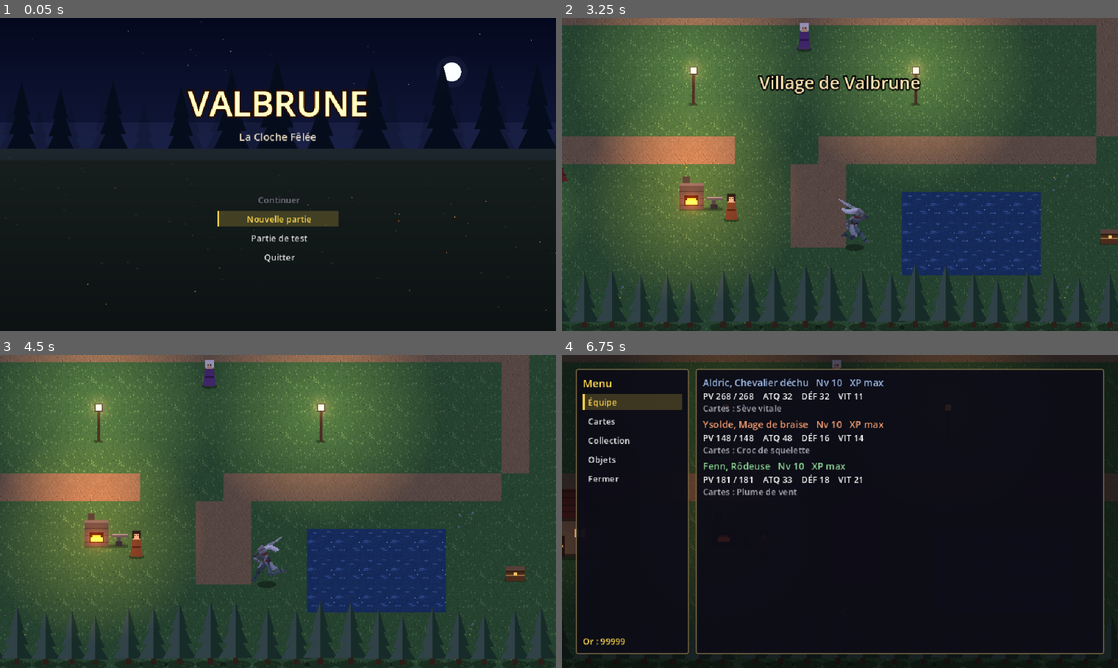
Above: before the commit, frames 1-4 (two rows, left to right).
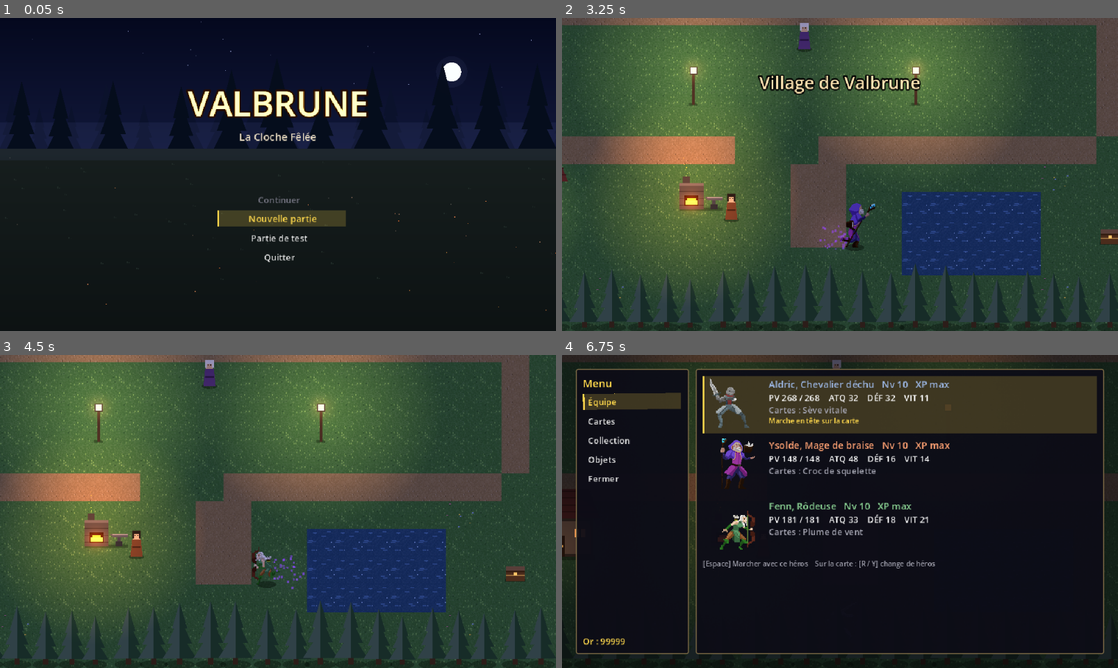
Above: after the commit, the same moments.

Repository: ZAPPAgency/fusion-project
Game: Godot game, scene res://ui/title_screen.tscn
The game is run twice, just before and just after one commit, with the same random seed, the same clock (stepped at 60 frames per second) and the same inputs.
Inputs (mouse positions are in pixels of both pictures, inside the frame that each line leads up to):
- Up to frame 1 (0.05 s): no input
- Up to frame 2 (3.25 s): click "Partie de test" at 0.5 s; tap Enter (ui_accept) at 1.25, 1.52, 1.82 s; move the mouse to (962, 158) at 1.27 s; hold D (move_right) 1.28-2 s; hold R (switch_leader, bound only after the commit) 1.28-2 s; click (962, 158) at 1.42 s; drag from (728, 190) to (812, 237) at 2.02 s; move the mouse to (895, 105) at 2.77 s; hold D (move_right) from 2.78 s (still down); hold Q (dodge) from 2.78 s (still down); click (895, 105) at 2.92 s; tap R (switch_leader, bound only after the commit) at 3.05 s
- Up to frame 3 (4.5 s): release D (move_right) at 3.5 s; release Q (dodge) at 3.5 s; drag from (250, 574) to (111, 464) at 3.52 s; move the mouse to (444, 558) at 4.27 s; hold A (move_left) from 4.28 s (still down); hold R (switch_leader, bound only after the commit) from 4.28 s (still down); click (444, 558) at 4.42 s
- Up to frame 4 (6.75 s): tap Enter (ui_accept) at 4.52, 4.82 s; tap Escape (cancel) at 4.9 s; release A (move_left) at 5 s; release R (switch_leader, bound only after the commit) at 5 s; drag from (673, 464) to (756, 433) at 5.02 s; move the mouse to (867, 511) at 5.77 s; hold S (move_down) 5.78-6.5 s; hold R (switch_leader, bound only after the commit) 5.78-6.5 s; tap Alt at 5.85 s; click (867, 511) at 5.92 s; tap Tab (menu) at 6.4 s; click "Équipe" at 6.5 s

The runs differ from the first frame. In frame 1, 0.3% of the frame differs, in the area x 39-63%, y 61-67%; in frame 2, 0.5%; in frame 3, 0.4%; in frame 4, 17%, in the area x 3-97%, y 6-69%.

Commit message:
Retours visuels dans les menus et choix du héros sur la carte
- Sélection : petit saut et « tic » ; choix : tremblement et écrasement
  (cartes, objets, collection, équipe, forge, boutique).
- Page Équipe : portraits animés (le héros attaque quand on le
  sélectionne) ; Espace le fait marcher en tête.
- Sur la carte : R / Y change de héros.

Co-Authored-By: Claude Opus 5.5 <noreply@anthropic.com>

Diff:
--- a/autoload/audio_manager.gd
+++ b/autoload/audio_manager.gd
@@ -23,6 +23,11 @@
 ## Indice sonore juste avant un coup : petit « ting » clair.
 func play_cue() -> void:
 	_play("cue", 0.06, func(t: float) -> float: return sin(TAU * 1500.0 * t) * exp(-t * 60.0), -10.0)
+
+
+## Sélection dans un menu : « tic » très court et discret.
+func play_tick() -> void:
+	_play("tick", 0.03, func(t: float) -> float: return sin(TAU * 2400.0 * t) * exp(-t * 160.0) * 0.5, -20.0)
 
 
 ## Coup qui porte : choc sourd + bruit.
--- a/autoload/controls.gd
+++ b/autoload/controls.gd
@@ -14,6 +14,7 @@
 	"parry": [KEY_E],
 	"dodge": [KEY_Q],
 	"menu": [KEY_TAB],
+	"switch_leader": [KEY_R],
 	"fullscreen": [KEY_F11],
 }
 
@@ -27,6 +28,7 @@
 	"parry": [JOY_BUTTON_RIGHT_SHOULDER],
 	"dodge": [JOY_BUTTON_LEFT_SHOULDER],
 	"menu": [JOY_BUTTON_START],
+	"switch_leader": [JOY_BUTTON_Y],
 }
 
 ## Stick gauche : [axe, direction].
@@ -46,6 +48,7 @@
 	JOY_BUTTON_LEFT_SHOULDER: "LB",
 	JOY_BUTTON_RIGHT_SHOULDER: "RB",
 	JOY_BUTTON_START: "Start",
+	JOY_BUTTON_Y: "Y",
 }
 
 
--- a/autoload/game_state.gd
+++ b/autoload/game_state.gd
@@ -35,6 +35,7 @@
 
 var party: Array[CombatantData] = []  ## Fiches de base des héros (dans l'ordre de l'équipe)
 var heroes: Array[HeroProgress] = []  ## Progression de chaque héros (même ordre)
+var leader_index := 0  ## Héros avec lequel on marche sur la carte
 var gold := 0
 var inventory := {}  # id d'objet consommable (StringName) -> quantité
 var cards: Array[CardInstance] = []  ## Toutes les cartes du joueur, équipées ou non
@@ -69,6 +70,7 @@
 		party.append(data)
 		heroes.append(HeroProgress.new(data))
 	gold = START_GOLD
+	leader_index = 0
 	inventory = {&"potion": 3, &"ether": 1}
 	cards.clear()
 	next_card_uid = 1
@@ -123,6 +125,16 @@
 	return null
 
 
+## Héros affiché sur la carte.
+func leader() -> HeroProgress:
+	return heroes[leader_index]
+
+
+## Le héros suivant prend la tête (touche R / bouton Y sur la carte).
+func cycle_leader() -> void:
+	leader_index = (leader_index + 1) % heroes.size()
+
+
 func heal_party() -> void:
 	for progress in heroes:
 		progress.hp = progress.max_hp()
@@ -308,6 +320,7 @@
 	return {
 		"version": SAVE_VERSION,
 		"test_mode": test_mode,
+		"leader": leader_index,
 		"heroes": heroes_saved,
 		"gold": gold,
 		"inventory": _string_keys(inventory),
@@ -341,6 +354,7 @@
 	inventory = _name_keys(saved.get("inventory", {}))
 	materials = _name_keys(saved.get("materials", {}))
 	test_mode = saved.get("test_mode", false)
+	leader_index = clampi(int(saved.get("leader", 0)), 0, heroes.size() - 1)
 	current_map = saved.get("map", START_MAP)
 	var position = saved.get("position")
 	player_position = Vector2(position[0], position[1]) if position != null else null
--- a/i18n/translations.csv
+++ b/i18n/translations.csv
@@ -216,3 +216,5 @@
 FORGE_HERO_EVOLVED,{hero} devient {title} !,{hero} becomes {title}!
 FORGE_CONTINUE,[Espace] Continuer,[Space] Continue
 MENU_MATERIALS,Matériaux,Materials
+TEAM_LEADER,Marche en tête sur la carte,Walks in front on the map
+TEAM_HINT,[Espace] Marcher avec ce héros    Sur la carte : [{key}] change de héros,[Space] Walk with this hero    On the map: [{key}] switches hero
--- a/tests/unit/test_game_state.gd
+++ b/tests/unit/test_game_state.gd
@@ -123,3 +123,17 @@
 	assert_eq(_count_cards(&"cape_voyage"), 2)
 	assert_eq(_aldric().slots[0].data.id, &"seve_vitale", "la carte de départ reste")
 	assert_eq(_aldric().slots[1].data.id, &"epee_acier", "l'arme portée devient une carte équipée")
+
+
+func test_leader_cycles_and_is_saved() -> void:
+	assert_eq(GameState.leader(), _aldric())
+	GameState.cycle_leader()
+	GameState.cycle_leader()
+	assert_eq(GameState.leader().data.id, &"fenn")
+	GameState.cycle_leader()
+	assert_eq(GameState.leader_index, 0, "après le dernier héros, on revient au premier")
+	GameState.leader_index = 1
+	var saved := GameState.to_dict()
+	GameState.new_game()
+	GameState.load_dict(saved)
+	assert_eq(GameState.leader().data.id, &"ysolde")
--- a/ui/card_button.gd
+++ b/ui/card_button.gd
@@ -25,6 +25,7 @@
 	outline.border_color = UiTheme.GOLD
 	add_theme_stylebox_override("focus", outline)
 	focus_entered.connect(func() -> void: focused.emit(view.card))
+	UiFeedback.attach(self, view, true)  # la carte saute quand on la sélectionne, tremble quand on la choisit
 	if count > 1:
 		var badge := Label.new()
 		badge.text = "x%d" % count
--- a/ui/hero_portrait.gd
+++ b/ui/hero_portrait.gd
@@ -34,6 +34,16 @@
 	look = HeroLook.attach(sprite, stage, body)
 
 
+## Joue une animation une fois (ex. "attack1"), puis revient au repos.
+func play_once(anim: StringName) -> void:
+	if not sprite.sprite_frames.has_animation(anim):
+		return
+	sprite.play(anim)
+	await sprite.animation_finished
+	if is_instance_valid(sprite):
+		sprite.play(&"idle")
+
+
 ## Fait virer le sprite au blanc (0 à 1), pour la cinématique d'évolution.
 func set_flash(amount: float) -> void:
 	(sprite.material as ShaderMaterial).set_shader_parameter("flash_color", Color.WHITE)
--- a/ui/pause_menu.gd
+++ b/ui/pause_menu.gd
@@ -68,6 +68,7 @@
 
 
 func close() -> void:
+	get_tree().call_group("player", "refresh_look")  # le héros en tête a peut-être changé
 	get_tree().paused = false
 	FxLibrary.set_scene_glow(get_tree(), true)
 	closed.emit()
@@ -99,6 +100,9 @@
 	_current_tab = index
 	_back = close
 	_pages[index].call(false)
+	# Petit fondu de la nouvelle page.
+	_content.modulate.a = 0.0
+	_content.create_tween().tween_property(_content, "modulate:a", 1.0, 0.12)
 
 
 ## Espace sur un onglet : on entre dans la page (s'il y a quelque chose à choisir).
@@ -113,10 +117,50 @@
 
 # --- Équipe ---------------------------------------------------------------------
 
-func _show_team(_enter := false) -> void:
-	UiTheme.clear(_content)
-	for progress in GameState.heroes:
-		_content.add_child(_hero_card(progress))
+## Équipe : un portrait animé par héros. Espace : ce héros marche en tête sur la carte.
+func _show_team(enter := false, focus_index := 0) -> void:
+	UiTheme.clear(_content)
+	var rows: Array[Button] = []
+	for i in GameState.heroes.size():
+		rows.append(_team_row(GameState.heroes[i], i))
+		_content.add_child(rows[i])
+	_content.add_child(UiTheme.label(tr("TEAM_HINT").format({"key": Controls.prompt("switch_leader")}), UiTheme.DIM, 8))
+	if enter:
+		_back = _focus_tabs
+		rows[focus_index].grab_focus()
+
+
+func _team_row(progress: HeroProgress, index: int) -> Button:
+	var row := Button.new()
+	row.custom_minimum_size = Vector2(450, 66)
+	row.pressed.connect(_choose_leader.bind(index))
+	UiFeedback.attach(row)
+	var line := HBoxContainer.new()
+	line.position = Vector2(8, 2)
+	line.mouse_filter = Control.MOUSE_FILTER_IGNORE
+	row.add_child(line)
+	var portrait_box := Control.new()
+	portrait_box.custom_minimum_size = Vector2(64, 62)
+	portrait_box.clip_contents = true  # les ailes ne débordent pas sur le texte
+	line.add_child(portrait_box)
+	var portrait := HeroPortrait.new(progress)
+	portrait.position = Vector2(32, 58)
+	portrait_box.add_child(portrait)
+	# Sélectionné : le héros fait son attaque, comme pour dire « présent ! ».
+	row.focus_entered.connect(func() -> void: portrait.play_once(&"attack1"))
+	var info := _hero_card(progress)
+	if index == GameState.leader_index:
+		info.add_child(UiTheme.label(tr("TEAM_LEADER"), UiTheme.GOLD, 8))
+	line.add_child(info)
+	return row
+
+
+func _choose_leader(index: int) -> void:
+	GameState.leader_index = index
+	AudioManager.play_cue()
+	_show_team(true, index)
+	# La page est reconstruite : on fait trembler la nouvelle ligne une fois placée.
+	UiFeedback.shake.call_deferred(_content.get_child(index))
 
 
 func _hero_card(progress: HeroProgress) -> Control:
@@ -175,7 +219,8 @@
 
 
 ## Les 5 emplacements du héros (verrouillés tant que son niveau est trop bas).
-func _show_card_slots(progress: HeroProgress, focus_slot := 0) -> void:
+## Renvoie le bouton de l'emplacement sélectionné.
+func _show_card_slots(progress: HeroProgress, focus_slot := 0) -> CardButton:
 	UiTheme.clear(_content)
 	_content.add_child(_hero_card(progress))
 	var row := HBoxContainer.new()
@@ -189,7 +234,9 @@
 		row.add_child(button)
 	_add_details()
 	_back = _show_card_heroes.bind(true, GameState.heroes.find(progress))
-	row.get_child(focus_slot).grab_focus()
+	var focused: CardButton = row.get_child(focus_slot)
+	focused.grab_focus()
+	return focused
 
 
 ## Cartes de la collection qui peuvent aller dans cet emplacement.
@@ -226,7 +273,8 @@
 func _equip_card(progress: HeroProgress, slot: int, card: CardInstance) -> void:
 	GameState.equip_card(progress, slot, card)
 	AudioManager.play_cue()
-	_show_card_slots(progress, slot)
+	var button := _show_card_slots(progress, slot)
+	UiFeedback.shake.call_deferred(button.view)  # la carte posée tremble dans son emplacement
 
 
 # --- Collection ---------------------------------------------------------------------
--- /dev/null
+++ b/ui/ui_feedback.gd
@@ -0,0 +1,65 @@
+class_name UiFeedback
+extends RefCounted
+## Petites animations de retour dans les menus :
+## - sélection (flèches) : l'élément fait un petit saut et un « tic » discret ;
+## - choix (Espace) : l'élément tremble et s'écrase légèrement.
+## On n'anime que l'échelle, la rotation et (pour les cartes) la position dans leur bouton :
+## les conteneurs (listes, grilles) ne touchent pas à ces valeurs.
+
+## Branche les animations sur `control`. `visual` est ce qui bouge (par défaut le contrôle lui-même).
+## `centered` : grossit depuis le centre (cartes) au lieu du bord gauche (lignes de texte).
+static func attach(control: Control, visual: Control = null, centered := false) -> void:
+	var target := visual if visual else control
+	target.set_meta("feedback_centered", centered)
+	control.focus_entered.connect(pop.bind(target))
+	if control is BaseButton:
+		control.pressed.connect(shake.bind(target))
+
+
+## Petit saut : grossit un instant puis revient avec un rebond.
+static func pop(target: Control) -> void:
+	if not target.is_inside_tree():
+		return
+	_set_pivot(target)
+	var tween := _new_tween(target)
+	tween.tween_property(target, "scale", Vector2.ONE * 1.07, 0.06).set_ease(Tween.EASE_OUT)
+	tween.tween_property(target, "scale", Vector2.ONE, 0.14).set_trans(Tween.TRANS_BACK).set_ease(Tween.EASE_OUT)
+	AudioManager.play_tick()
+
+
+## Tremblement : petite rotation de gauche à droite, écrasement puis rebond.
+## Les cartes (centrées) bougent aussi un peu sur le côté.
+static func shake(target: Control) -> void:
+	if not target.is_inside_tree():
+		return
+	_set_pivot(target)
+	var tween := _new_tween(target)
+	tween.tween_property(target, "scale", Vector2(1.06, 0.92), 0.05)
+	tween.tween_property(target, "scale", Vector2(0.97, 1.05), 0.07)
+	tween.tween_property(target, "scale", Vector2.ONE, 0.12).set_trans(Tween.TRANS_BACK)
+	var wiggle := target.create_tween()
+	for angle in [4.0, -3.5, 2.5, -1.5, 0.0]:
+		wiggle.tween_property(target, "rotation_degrees", angle, 0.04)
+	if target.get_meta("feedback_centered", false):
+		if not target.has_meta("feedback_home"):  # position de repos, mémorisée une fois
+			target.set_meta("feedback_home", target.position)
+		var home: Vector2 = target.get_meta("feedback_home")
+		var jiggle := target.create_tween()
+		for offset in [3.0, -3.0, 2.0, -1.0, 0.0]:
+			jiggle.tween_property(target, "position:x", home.x + offset, 0.035)
+
+
+static func _set_pivot(target: Control) -> void:
+	var centered: bool = target.get_meta("feedback_centered", false)
+	target.pivot_offset = target.size / 2 if centered else Vector2(0, target.size.y / 2)
+
+
+## Remplace l'animation en cours (évite que deux animations se battent).
+static func _new_tween(target: Control) -> Tween:
+	if target.has_meta("feedback_tween"):
+		var previous: Tween = target.get_meta("feedback_tween")
+		if previous and previous.is_valid():
+			previous.kill()
+	var tween := target.create_tween()
+	target.set_meta("feedback_tween", tween)
+	return tween
--- a/ui/ui_theme.gd
+++ b/ui/ui_theme.gd
@@ -56,6 +56,7 @@
 	result.alignment = HORIZONTAL_ALIGNMENT_LEFT
 	result.disabled = not enabled
 	result.pressed.connect(on_pressed)
+	UiFeedback.attach(result)  # petit saut à la sélection, tremblement au choix
 	return result
 
 
--- a/world/player.gd
+++ b/world/player.gd
@@ -1,7 +1,8 @@
 class_name Player
 extends CharacterBody2D
 ## Le joueur sur la carte : déplacement 8 directions, interaction (Espace), caméra qui suit.
-## Le personnage affiché est le chef de l'équipe (Aldric), avec l'apparence de son stade d'évolution.
+## Le personnage affiché est le héros en tête (GameState.leader), avec l'apparence de son stade
+## d'évolution. R / bouton Y : le héros suivant prend la tête.
 
 const SPEED := 120.0
 const INTERACT_RANGE := 40.0
@@ -24,12 +25,8 @@
 	collision.position = Vector2(0, -4)
 	add_child(collision)
 
-	var leader := GameState.party[0]
 	_sprite = AnimatedSprite2D.new()
-	_sprite.sprite_frames = leader.sprite_frames
 	_sprite.centered = false
-	_sprite.offset = leader.sprite_frames.get_meta("feet_offset", Vector2.ZERO)
-	_sprite.play(&"idle")
 	add_child(_sprite)
 	refresh_look()
 
@@ -39,16 +36,34 @@
 	add_child(_camera)
 
 
-## Applique l'apparence du stade d'évolution du chef (appelé aussi après une évolution à la forge).
+## Affiche le héros en tête avec l'apparence de son stade d'évolution
+## (appelé aussi après un changement de héros ou une évolution à la forge).
 func refresh_look() -> void:
-	var leader := GameState.heroes[0]
+	var leader := GameState.leader()
+	var facing := signf(_sprite.scale.x) if _sprite.scale.x != 0.0 else 1.0
+	_sprite.sprite_frames = leader.data.sprite_frames
+	_sprite.offset = leader.data.sprite_frames.get_meta("feet_offset", Vector2.ZERO)
+	_sprite.play(&"idle")
 	var stage := leader.stage_data() if leader.stage > 0 else null
 	_sprite.material = HeroLook.make_material(stage)
-	_sprite.scale = Vector2.ONE * (stage.sprite_scale if stage else 1.0)
+	var size := leader.data.sprite_scale * (stage.sprite_scale if stage else 1.0)
+	_sprite.scale = Vector2(facing, 1.0) * size
 	if _look:
 		_look.queue_free()
-	var body_size: Vector2 = leader.data.sprite_frames.get_meta("body_size", Vector2(20, 40)) * _sprite.scale
+	var body_size: Vector2 = leader.data.sprite_frames.get_meta("body_size", Vector2(20, 40)) * size
 	_look = HeroLook.attach(_sprite, stage, body_size)
+
+
+## Le héros suivant prend la tête, avec un petit nuage de lumière.
+func switch_leader() -> void:
+	GameState.cycle_leader()
+	refresh_look()
+	FxLibrary.burst(get_parent(), global_position + Vector2(0, -14), &"arcane", Vector2.UP, 0.8)
+	AudioManager.play_cue()
+	var size := absf(_sprite.scale.y)
+	var tween := create_tween()
+	tween.tween_property(_sprite, "scale:y", size * 1.2, 0.06)
+	tween.tween_property(_sprite, "scale:y", size, 0.15).set_trans(Tween.TRANS_BACK)
 
 
 ## Empêche la caméra de montrer l'extérieur de la carte.
@@ -88,6 +103,9 @@
 	if event.is_action_pressed("confirm") and not _is_blocked() and _highlighted:
 		get_viewport().set_input_as_handled()
 		_highlighted.interact(self)
+	elif event.is_action_pressed("switch_leader") and not _is_blocked():
+		get_viewport().set_input_as_handled()
+		switch_leader()
 
 
 ## Interaction possible avec l'objet le plus proche à portée.
Binary file changed: i18n/translations.en.translation
Binary file changed: i18n/translations.fr.translation
Not shown, added: ui/ui_feedback.gd.uid
